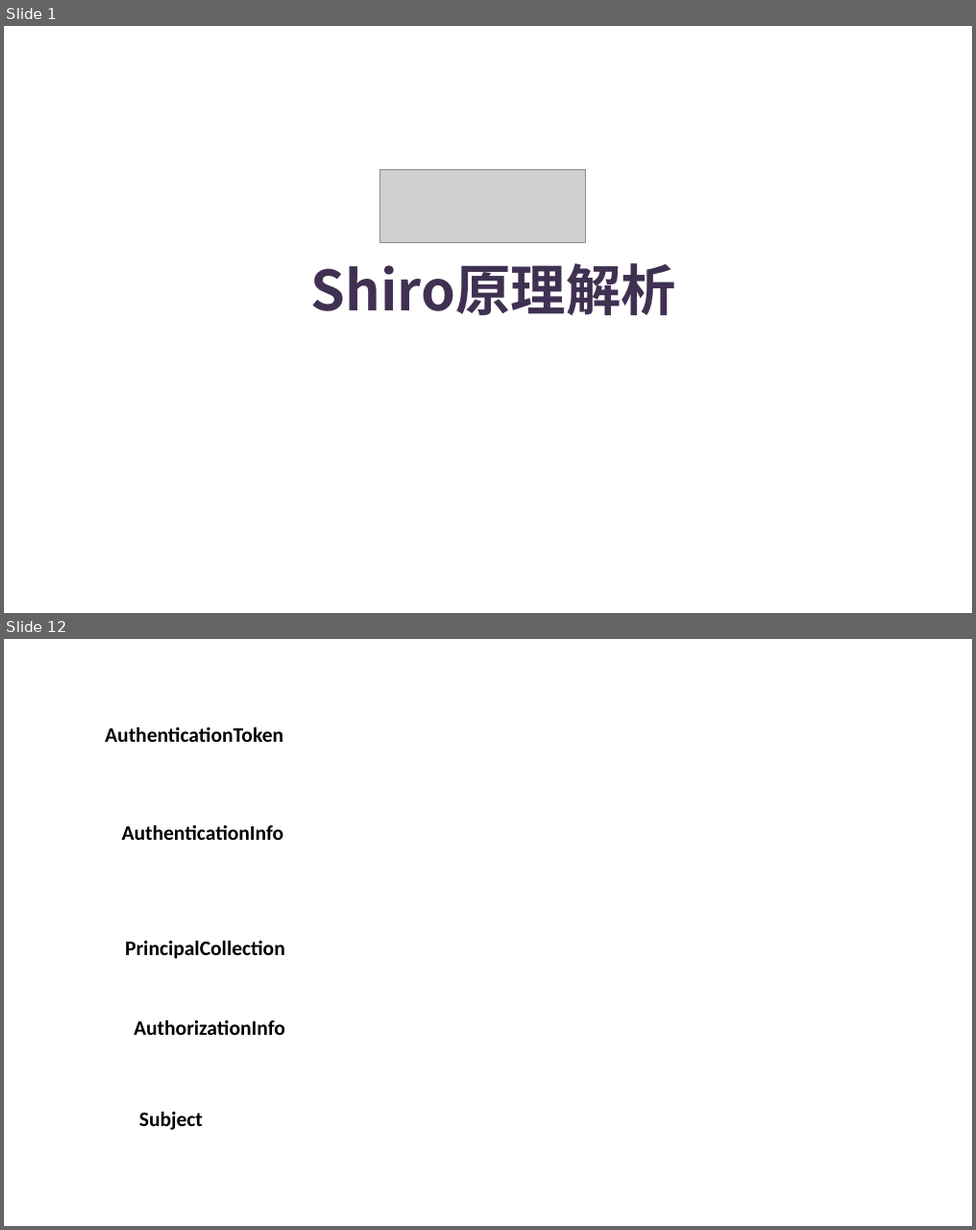
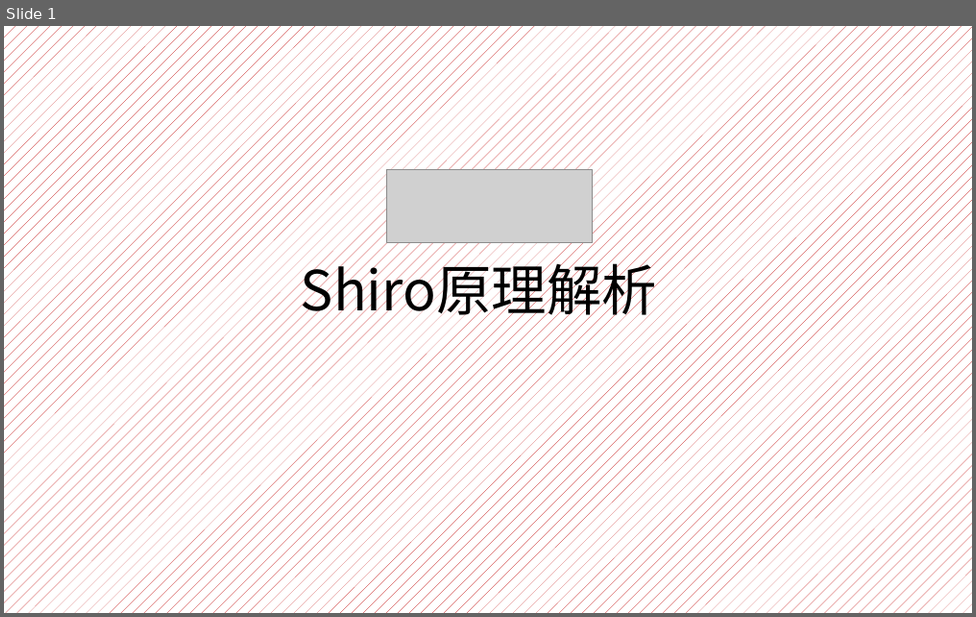
Before and after one commit to yanghaikun/shiro-in-action, a slide deck: shiro原理解析.pptx. Shown one above the other, each under a label of ours: slides 1 and 12 before the commit, slide 1 after it; the slides between them are not shown. The pictures are 976x1230 and 976x617 pixels, drawn with LibreOffice and Linux fonts; fonts in the diff are those of the drawing; grey boxes stand for pictures; background and template pictures are left out. Boxes give left, top, right and bottom in pixels: in the first picture for what was removed or moved away, otherwise in the second. Text is boxed around its words. In the diff, an @@ line names an element or a change of style, - is before the commit and + after.

```diff
--- a/shiro原理解析.pptx
+++ b/shiro原理解析.pptx
@@ slide 12 removed at bbox=[4, 639, 972, 1226], background picture (left out) @@
@@ text removed at bbox=[105, 727, 283, 742] @@
-AuthenticationToken
@@ text removed at bbox=[122, 825, 284, 840] @@
-AuthenticationInfo
@@ text removed at bbox=[125, 940, 285, 959] @@
-PrincipalCollection
@@ text removed at bbox=[134, 1020, 285, 1035] @@
-AuthorizationInfo
@@ text removed at bbox=[139, 1111, 203, 1130] @@
-Subject
@@ slide 1 changed as well @@
@@ background picture (left out) to pattern #C00000 on #FFFFFF @@
@@ picture: place and size @@
-picture at bbox=[379, 169, 586, 243]
+picture at bbox=[386, 169, 592, 243]
@@ text "Shiro原理解析": place and size @@
-text "Shiro原理解析" at bbox=[311, 263, 676, 315]
+text "Shiro原理解析" at bbox=[301, 254, 657, 325]
@@ text "Shiro原理解析" at bbox=[301, 254, 657, 325]: text colour #403152 to #000000, bold off @@
```
Also in this commit, not shown: 4 other slides changed, 14 slides added, 22 other slides removed.
